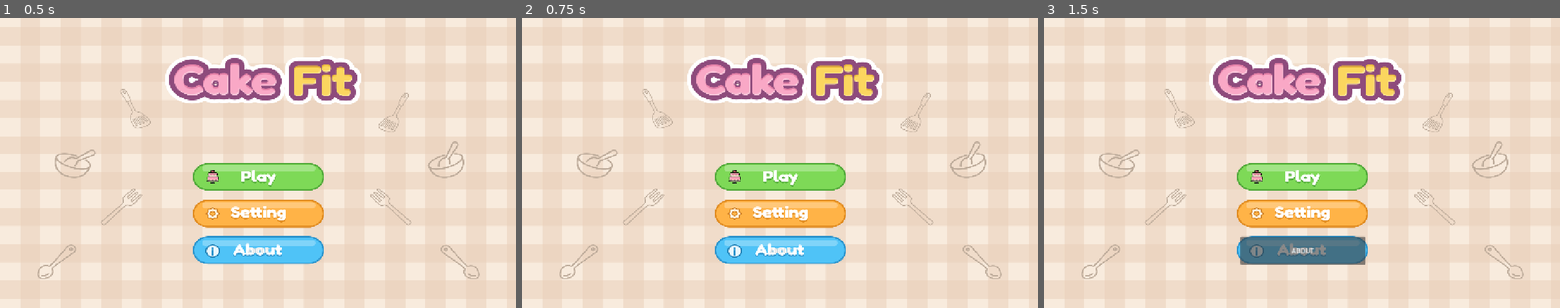
Above: before the commit, frames 1-3 (left to right).
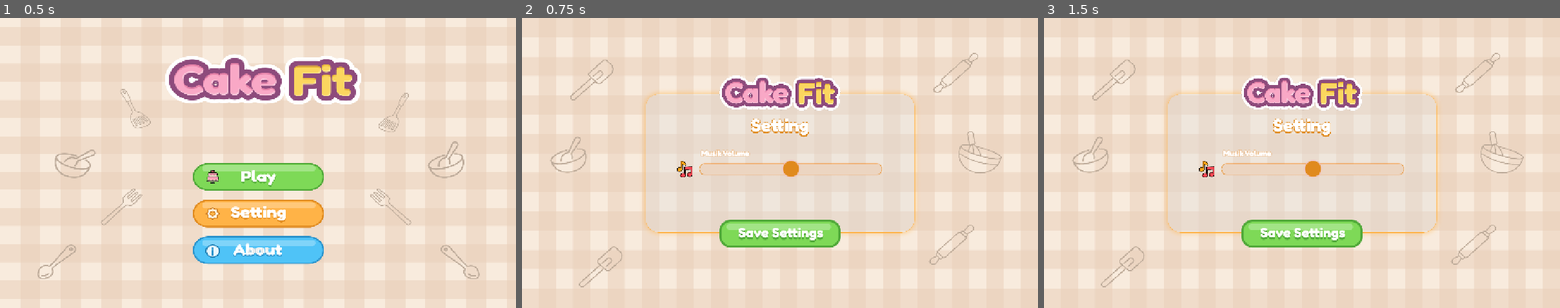
Above: after the commit, the same moments.

Repository: IkmalFirmansyah/cakefit
Game: Godot game, scene res://main_menu.tscn
Two runs of this game, one before a commit and one after it. Both use one fixed random seed, a clock stepped at 60 frames per second and the inputs below.
Inputs (mouse positions are in pixels of both pictures, inside the frame that each line leads up to):
- Up to frame 1 (0.5 s): no input
- Up to frame 2 (0.75 s): click (780, 212) at 0.52 s
- Up to frame 3 (1.5 s): click (1302, 250) at 1.25 s, where only the run before the commit has a clickable "ABOUT"

Frame 1 is identical in both runs. In frame 2, 21% of the frame differs, in the area x 3-99%, y 0-100%; in frame 3, 21%.

Commit message:
Progres hari ini

Diff:
--- a/cakefit---sistem-operasi/main_menu.tscn
+++ b/cakefit---sistem-operasi/main_menu.tscn
@@ -39,7 +39,6 @@
 expand_mode = 1
 
 [node name="SettingsButton" type="Button" parent="." unique_id=189379298]
-visible = false
 layout_mode = 0
 offset_left = 484.0
 offset_top = 449.0
@@ -48,7 +47,6 @@
 theme_override_styles/normal = SubResource("StyleBoxEmpty_ql73s")
 
 [node name="PlayButton" type="Button" parent="." unique_id=808801615]
-visible = false
 layout_mode = 0
 offset_left = 482.0
 offset_top = 361.0
--- a/cakefit---sistem-operasi/settings.tscn
+++ b/cakefit---sistem-operasi/settings.tscn
@@ -1,7 +1,7 @@
 [gd_scene format=3 uid="uid://cjjaujahx33nd"]
 
 [ext_resource type="Texture2D" uid="uid://krjl4p811rat" path="res://assets/images/Background Setting .png" id="1_kiwxg"]
-[ext_resource type="Script" uid="uid://nehxyjvgdfpe" path="res://scanes/settings.gd" id="1_vkn1a"]
+[ext_resource type="Script" uid="uid://nehxyjvgdfpe" path="res://settings.gd" id="1_vkn1a"]
 [ext_resource type="Texture2D" uid="uid://brcabob7sbp1w" path="res://assets/images/Panel Utama.png" id="2_uw3hw"]
 [ext_resource type="Texture2D" uid="uid://y3uw3m0uih2j" path="res://assets/images/Logo.png" id="3_n27ii"]
 [ext_resource type="Texture2D" uid="uid://0csmece033uv" path="res://assets/images/Group 11.png" id="4_uw3hw"]
@@ -86,9 +86,9 @@
 anchor_right = 0.5
 anchor_bottom = 1.0
 offset_left = -150.0
-offset_top = -184.0
+offset_top = -219.0
 offset_right = 150.0
-offset_bottom = -114.0
+offset_bottom = -149.0
 grow_horizontal = 2
 grow_vertical = 0
 texture_normal = ExtResource("5_dc65h")
